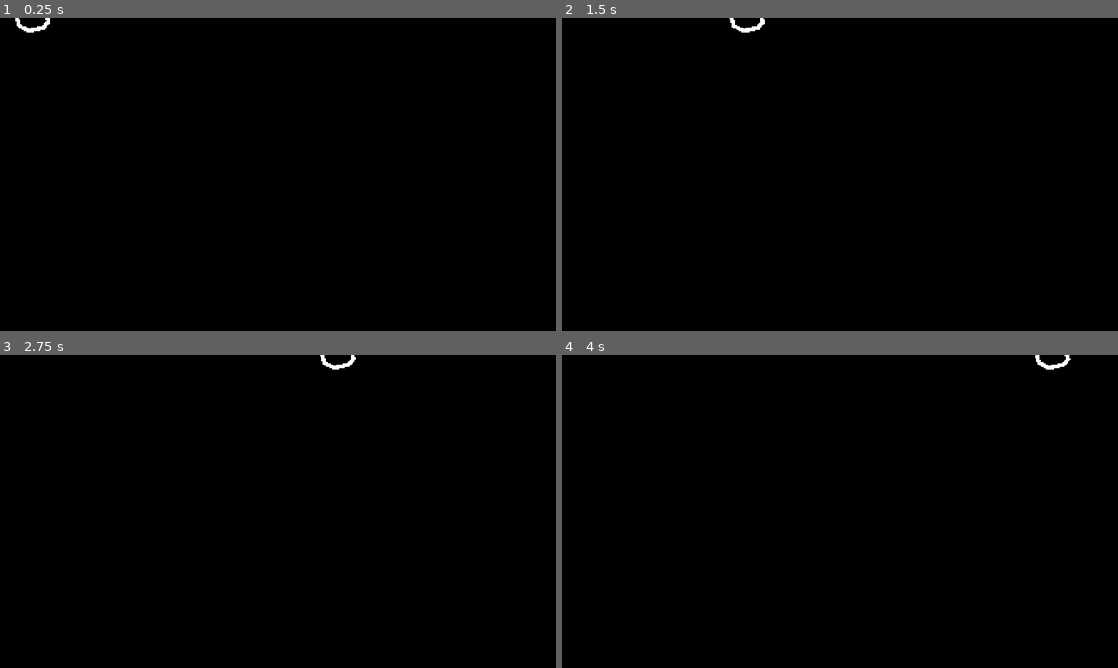
Above: before the commit, frames 1-4 (two rows, left to right).
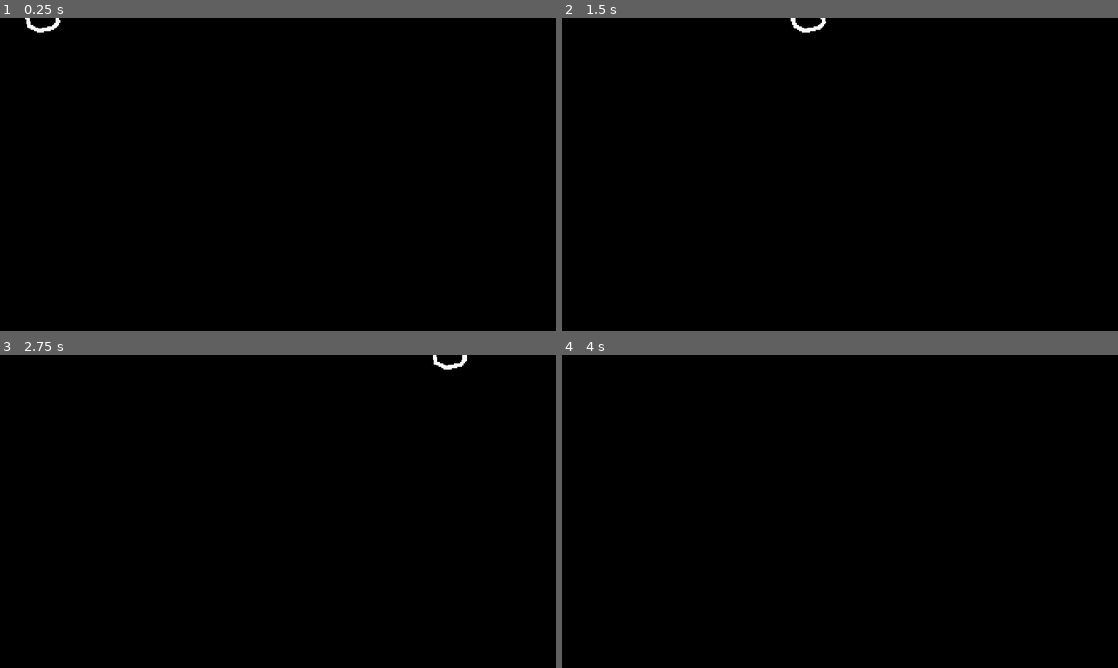
Above: after the commit, the same moments.

Repository: VI6IX/asteroidestroy
Game: Godot game, scene res://scenes/asteroids/asteroid_medium.tscn
The game is run twice, just before and just after one commit, with the same random seed, the same clock (stepped at 60 frames per second) and the same inputs. This scene is started directly instead of the project's main scene.
Inputs:
- Up to frame 1 (0.25 s): no input
- Up to frame 2 (1.5 s): hold D (pan_Right) 0.53-1.28 s; hold Space (shoot) 0.53-1.28 s; hold A (pan_Left) from 1.28 s (still down); tap Space (shoot) at 1.35 s
- Up to frame 3 (2.75 s): release A (pan_Left) at 2.03 s; hold D (pan_Right) from 2.03 s (still down); hold Space (shoot) from 2.03 s (still down)
- Up to frame 4 (4 s): release D (pan_Right) at 2.78 s; release Space (shoot) at 2.78 s; hold W (thrust) 2.78-3.53 s; tap Space (shoot) at 2.85 s; hold A (pan_Left) from 3.53 s (still down); hold Space (shoot) from 3.53 s (still down)

The runs differ from the first frame. In frame 1, 0.2% of the frame differs, in the area x 2-11%, y 0-5%; in frame 2, 0.2%, in the area x 30-48%, y 0-5%; in frame 3, 0.2%; in frame 4, 0.1%.
Error in both runs: Invalid access to property or key '_on_asteroid_destroyed' on a base object of type 'null instance'. (res://scripts/asteroids/asteroid.gd:11)

Commit message:
feat: add asteroid increment timer

Diff:
--- a/scenes/asteroids/asteroid_medium.tscn
+++ b/scenes/asteroids/asteroid_medium.tscn
@@ -8,7 +8,7 @@
 collision_layer = 4
 collision_mask = 8
 script = ExtResource("1_ywgay")
-SPEED = 300.0
+SPEED = 400.0
 size = 1
 
 [node name="component_damage" parent="." node_paths=PackedStringArray("parent") instance=ExtResource("2_vv68d")]
--- a/scenes/asteroids/asteroid_small.tscn
+++ b/scenes/asteroids/asteroid_small.tscn
@@ -8,6 +8,7 @@
 collision_layer = 4
 collision_mask = 8
 script = ExtResource("1_aw4ng")
+SPEED = 600.0
 size = 2
 
 [node name="component_damage" parent="." node_paths=PackedStringArray("parent") instance=ExtResource("2_qo6y1")]
--- a/scenes/asteroids/asteroid_spawner.tscn
+++ b/scenes/asteroids/asteroid_spawner.tscn
@@ -19,8 +19,14 @@
 [node name="Asteroid Spawner" type="Node2D" groups=["AsteroidSpawner"]]
 script = ExtResource("1_l5w2k")
 
-[node name="Timer" type="Timer" parent="."]
+[node name="spawnTimer" type="Timer" parent="."]
+unique_name_in_owner = true
 wait_time = 2.0
+autostart = true
+
+[node name="asteroidTimer" type="Timer" parent="."]
+unique_name_in_owner = true
+wait_time = 10.0
 autostart = true
 
 [node name="SpawnPath" type="Path2D" parent="."]
@@ -43,4 +49,5 @@
 
 [node name="particles_explosion" parent="." instance=ExtResource("3_ifpkt")]
 
-[connection signal="timeout" from="Timer" to="." method="_on_timer_timeout"]
+[connection signal="timeout" from="spawnTimer" to="." method="_on_spawn_timer_timeout"]
+[connection signal="timeout" from="asteroidTimer" to="." method="_on_asteroid_timer_timeout"]
--- a/scripts/asteroids/asteroid_spawner.gd
+++ b/scripts/asteroids/asteroid_spawner.gd
@@ -1,18 +1,18 @@
 extends Node2D
 
-@onready var PLAYER := $"../Player"
 @onready var LARGE_ASTEROID := preload("res://scenes/asteroids/asteroid_large.tscn");
 @onready var MEDIUM_ASTEROID := preload("res://scenes/asteroids/asteroid_medium.tscn");
 @onready var SMALL_ASTEROID := preload("res://scenes/asteroids/asteroid_small.tscn");
 @onready var SPAWN_LOCATION := $SpawnPath/SpawnLocation
 @onready var TARGET_POSITION := $TargetPath/TargetPosition
-@onready var TIMER : Timer = $Timer;
+@onready var spawnTimer : Timer = $spawnTimer;
+@onready var asteroidTimer: Timer = %asteroidTimer
 @onready var sfx_destruction: AudioStreamPlayer2D = $sfx_destruction;
 @onready var particles_explosion: Node2D = $particles_explosion.get_child(0);
 
-@export var SMALL_SCORE : int = 200;
 @export var LARGE_SCORE : int = 50;
 @export var MEDIUM_SCORE : int = 100;
+@export var SMALL_SCORE : int = 200;
 
 func spawn_large_asteroid():
 	var asteroid_instance = LARGE_ASTEROID.instantiate();
@@ -61,7 +61,7 @@
 	GLOBAL_VARIABLES.asteroid_count -= 1
 	asteroid.queue_free()
 
-func _on_timer_timeout() -> void:
+func _on_spawn_timer_timeout() -> void:
 	if GLOBAL_VARIABLES.asteroid_count < GLOBAL_VARIABLES.asteroid_limit:
 		#print("Asteroids can be instantiated.");
 		spawn_large_asteroid();
@@ -70,3 +70,7 @@
 	else:
 		#print("Asteroid limit reached: asteroids cannot be instantiated.");
 		return
+
+func _on_asteroid_timer_timeout() -> void:
+	print(str(GLOBAL_VARIABLES.asteroid_limit));
+	GLOBAL_VARIABLES.asteroid_limit += 2;
